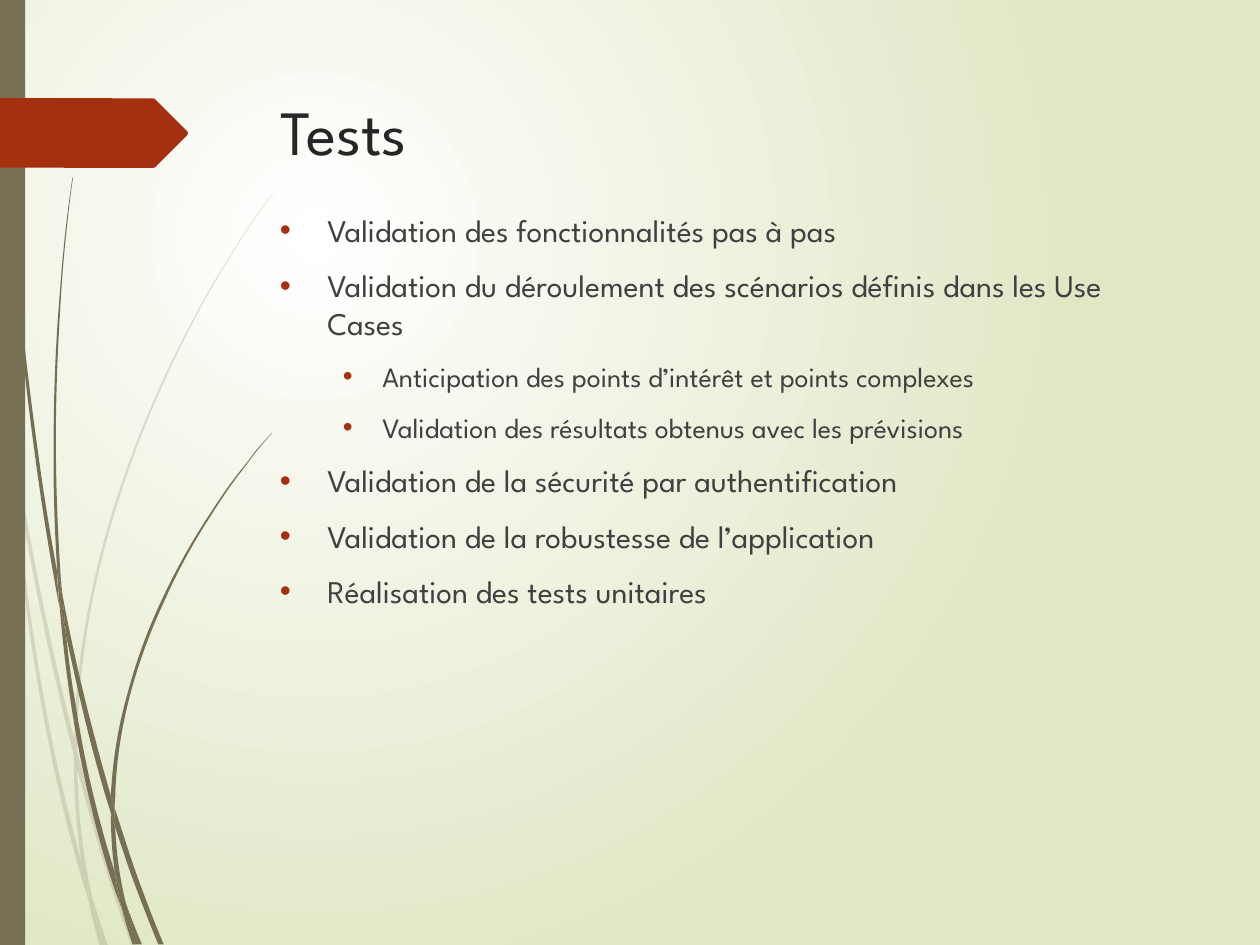
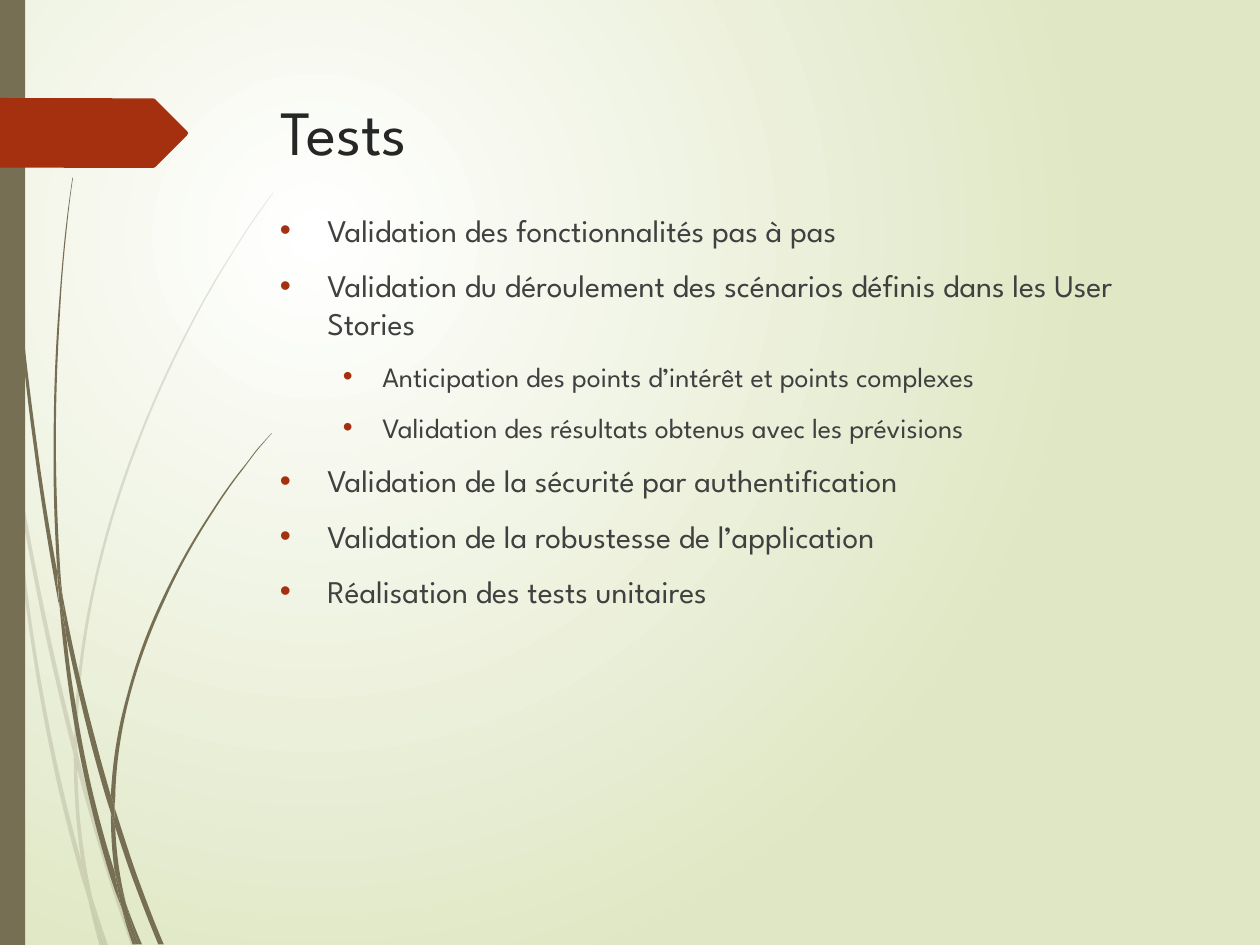
Before and after one commit to LudoRoot/WeBet_JBL, a slide deck: slide 14 of Présentation/Présentation WeBet_JBL.pptx. Drawn at 1260x945 pixels with LibreOffice and Linux fonts; fonts in the diff are those of the drawing. Boxes give left, top, right and bottom in pixels: in the first picture for what was removed or moved away, otherwise in the second. Text is boxed around its words. In the diff, an @@ line names an element or a change of style, - is before the commit and + after.

```diff
--- a/Présentation/Présentation WeBet_JBL.pptx
+++ b/Présentation/Présentation WeBet_JBL.pptx
@@ text at (327, 275, 1112, 336): text changed @@
-• Validation du déroulement des scénarios définis dans les Use Cases
+• Validation du déroulement des scénarios définis dans les User Stories
```
Also in this commit, not shown: 1 other slide changed.
